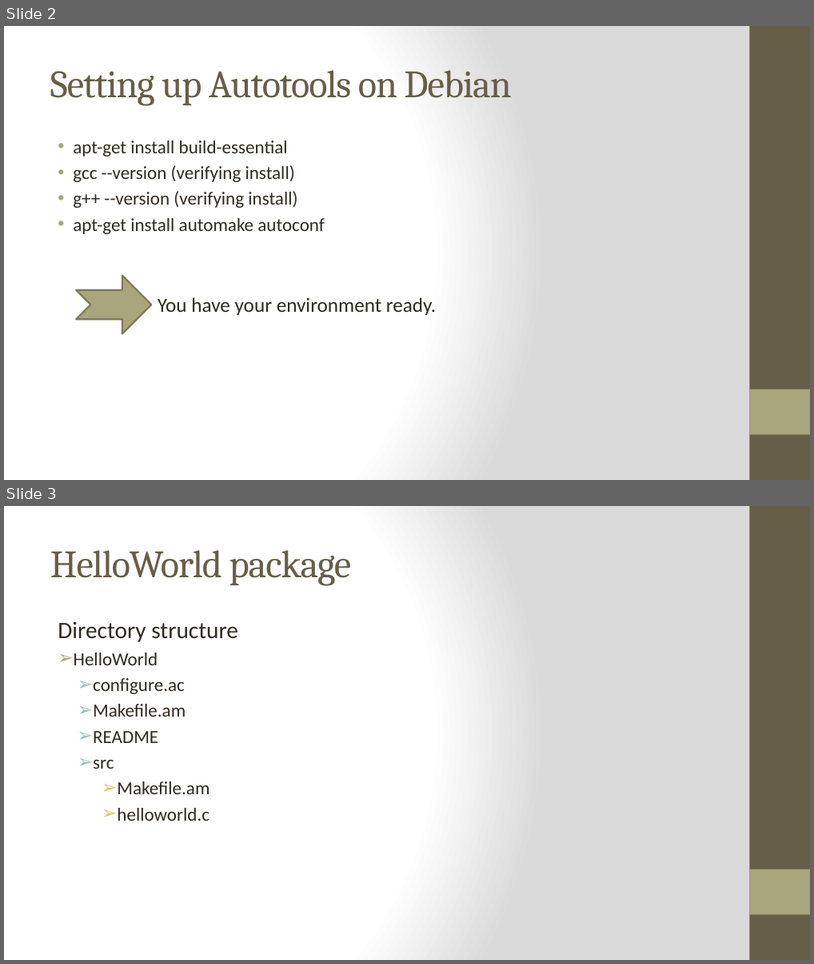
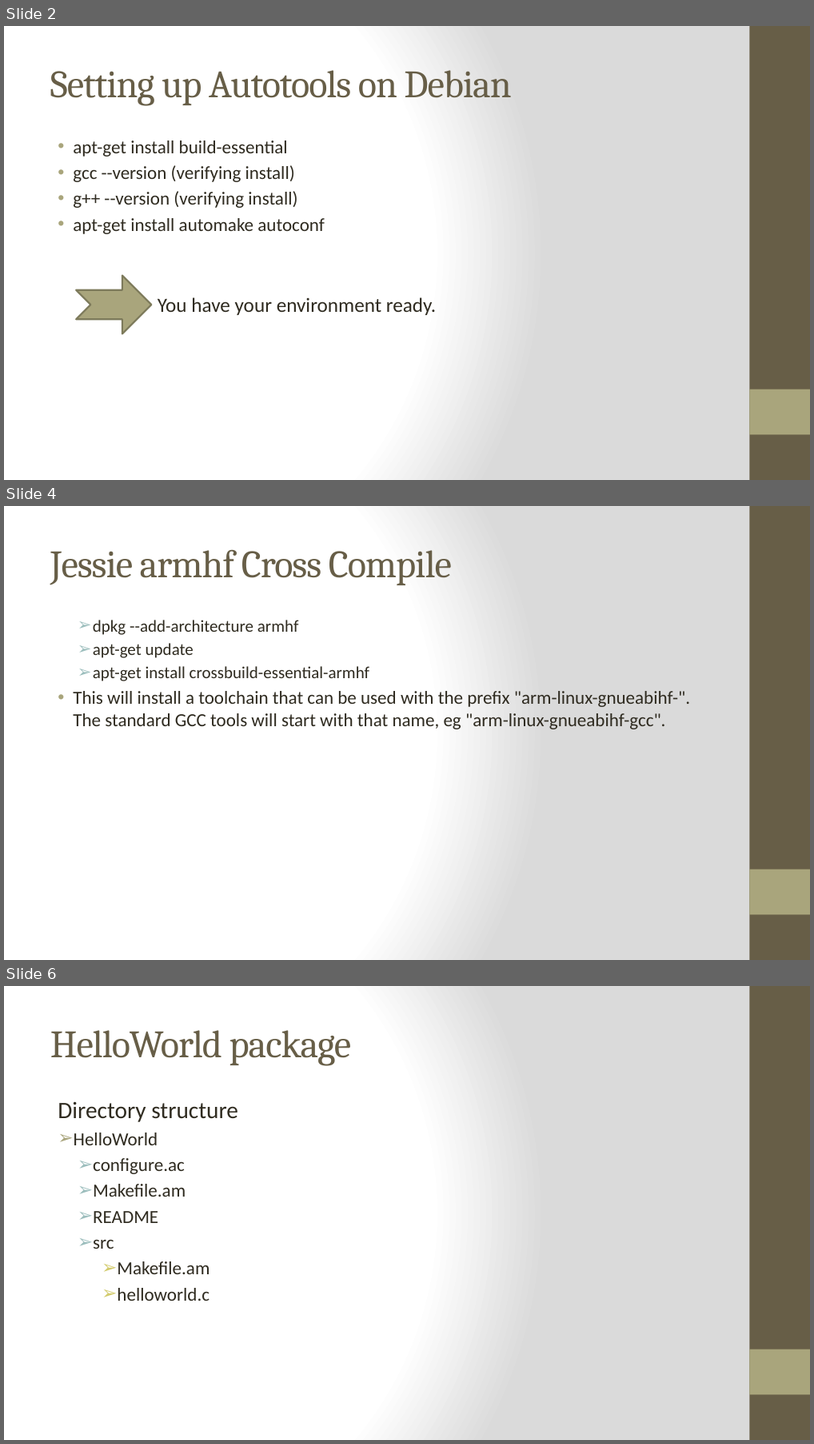
Before and after one commit to huyendinhkhanh/tim_hieu, a slide deck: Cross compile.pptx. Shown one above the other, each under a label of ours: slides 2 and 3 before the commit, slides 2, 4 and 6 after it; the slides between them are not shown. The pictures are 814x964 and 814x1444 pixels, drawn with LibreOffice and Linux fonts; fonts in the diff are those of the drawing. Boxes give left, top, right and bottom in pixels: in the first picture for what was removed or moved away, otherwise in the second. Text is boxed around its words. In the diff, an @@ line names an element or a change of style, - is before the commit and + after.

```diff
--- a/Cross compile.pptx
+++ b/Cross compile.pptx
@@ slide 4 added at (4, 506, 810, 960), background gradient #FFFFFF to #DADADA; not listed: 2 template elements that a slide beside it also shows @@
@@ title added at (50, 549, 452, 585), 46 pt, text #675E47 @@
+Jessie armhf Cross Compile
@@ text added at (73, 620, 690, 729), 22 pt, text #2F2B20 @@
+  ➢ dpkg --add-architecture armhf
+  ➢ apt-get update
+  ➢ apt-get install crossbuild-essential-armhf
+• This will install a toolchain that can be used with the prefix "arm-linux-gnueabihf-". The standard GCC tools will start with that name, eg "arm-linux-gnueabihf-gcc".
@@ what was slide 3 is now slide 6 @@
```
Also in this commit, not shown: 3 slides changed, 2 other slides added, 3 other files.
